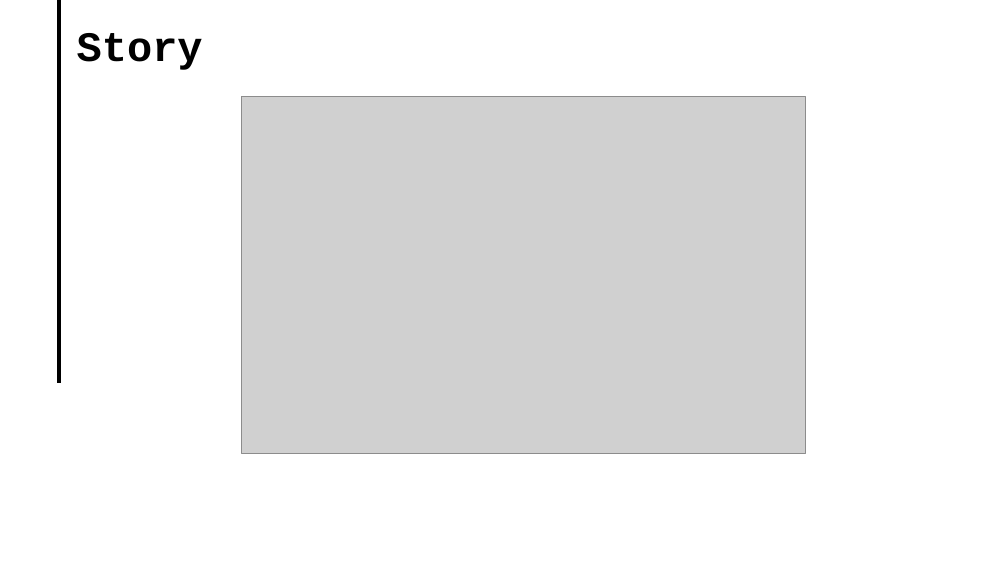
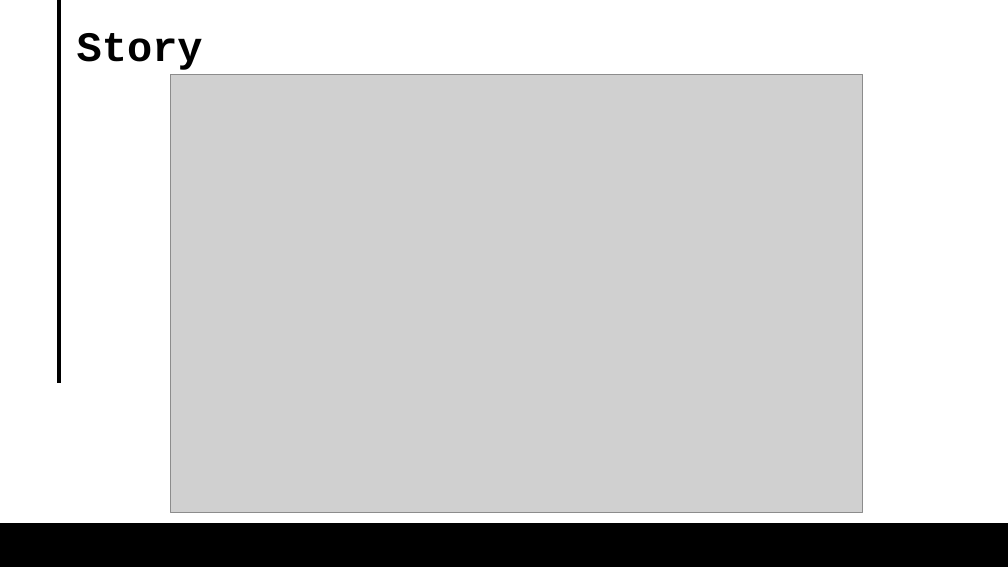
Before and after one commit to AsafShochet/tree-shaking-demo, a slide deck: slide 2 of tree shaking lecture 062024.pptx. Drawn at 1008x567 pixels with LibreOffice and Linux fonts; fonts in the diff are those of the drawing; grey boxes stand for pictures. Boxes give left, top, right and bottom in pixels: in the first picture for what was removed or moved away, otherwise in the second. Text is boxed around its words. In the diff, an @@ line names an element or a change of style, - is before the commit and + after.

```diff
--- a/tree shaking lecture 062024.pptx
+++ b/tree shaking lecture 062024.pptx
@@ picture: place and size @@
-picture at (241,97,805,453)
+picture at (170,74,863,512)
@@ rectangle added at (0,523,1008,567), fill #000000, outline #000000 1.5 pt @@
```
Also in this commit, not shown: 17 other slides changed, 1 slide removed, 1 other file.
